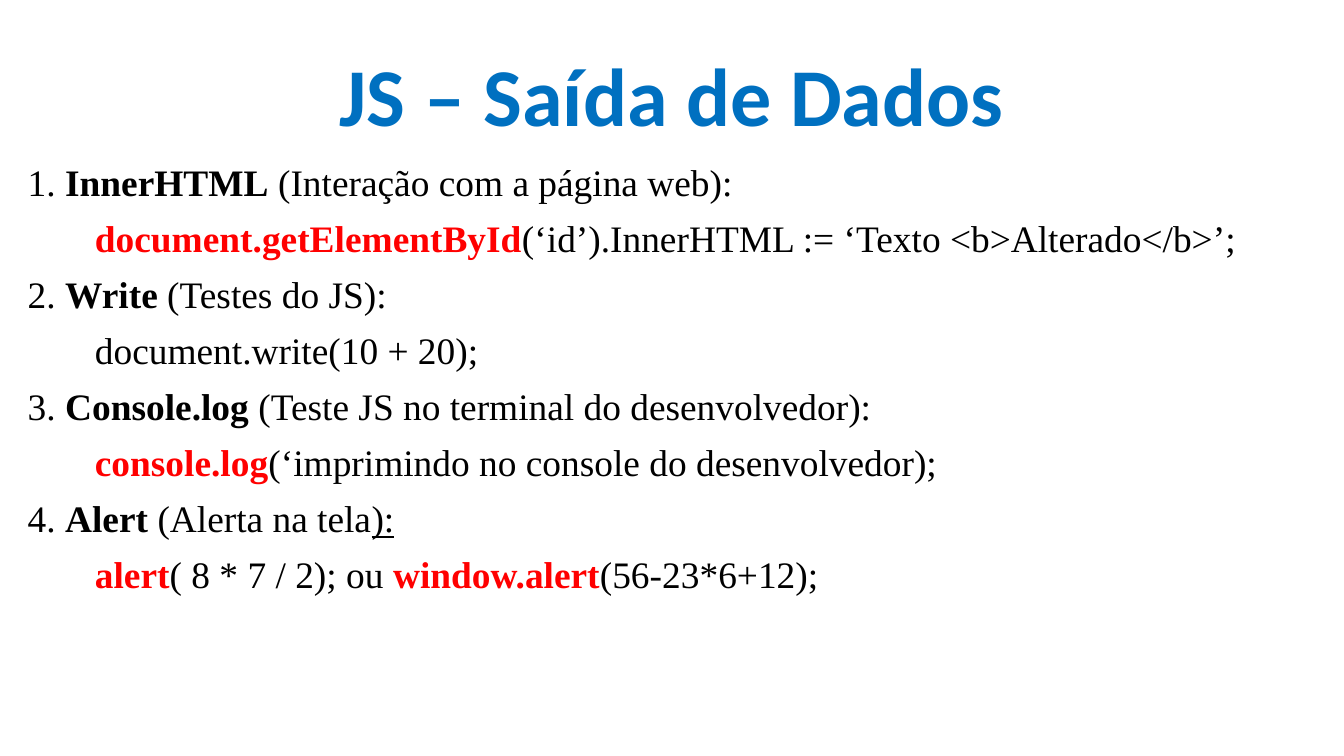
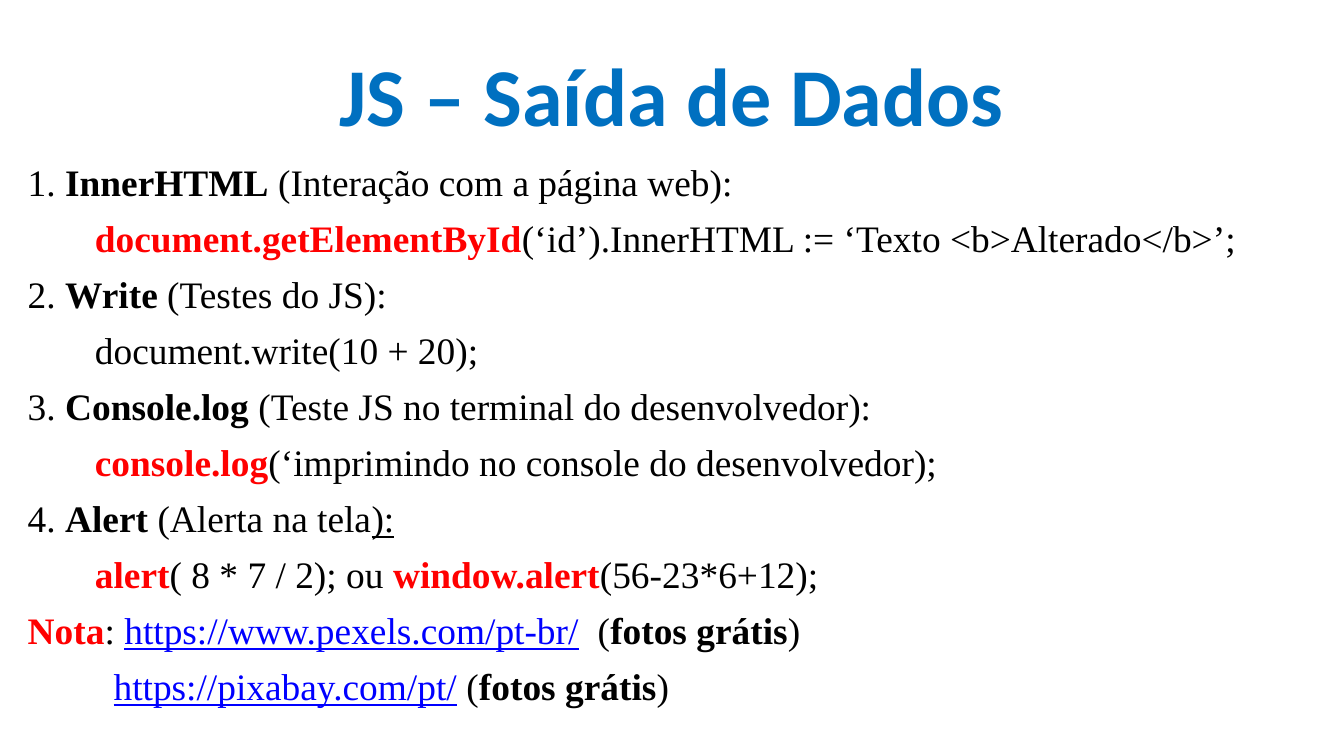
Before and after one commit to CloudEducationBrazil/WydenDesenvolvimentoWebPHP, a slide deck: slide 8 of 01 Classes/Aula 09 Desenvolvimento Web PHP - JS.pptx. Drawn at 1344x756 pixels with LibreOffice and Linux fonts; fonts in the diff are those of the drawing; background and template pictures are left out. Boxes give left, top, right and bottom in pixels: in the first picture for what was removed or moved away, otherwise in the second. Text is boxed around its words. In the diff, an @@ line names an element or a change of style, - is before the commit and + after.

```diff
--- a/01 Classes/Aula 09 Desenvolvimento Web PHP - JS.pptx
+++ b/01 Classes/Aula 09 Desenvolvimento Web PHP - JS.pptx
@@ text at (x1=28, y1=617, x2=800, y2=708): paragraphs added @@
+Nota: https://www.pexels.com/pt-br/ (fotos grátis)
+https://pixabay.com/pt/ (fotos grátis)
```
Also in this commit, not shown: 4 other slides changed, 2 slides added, 1 other file.
